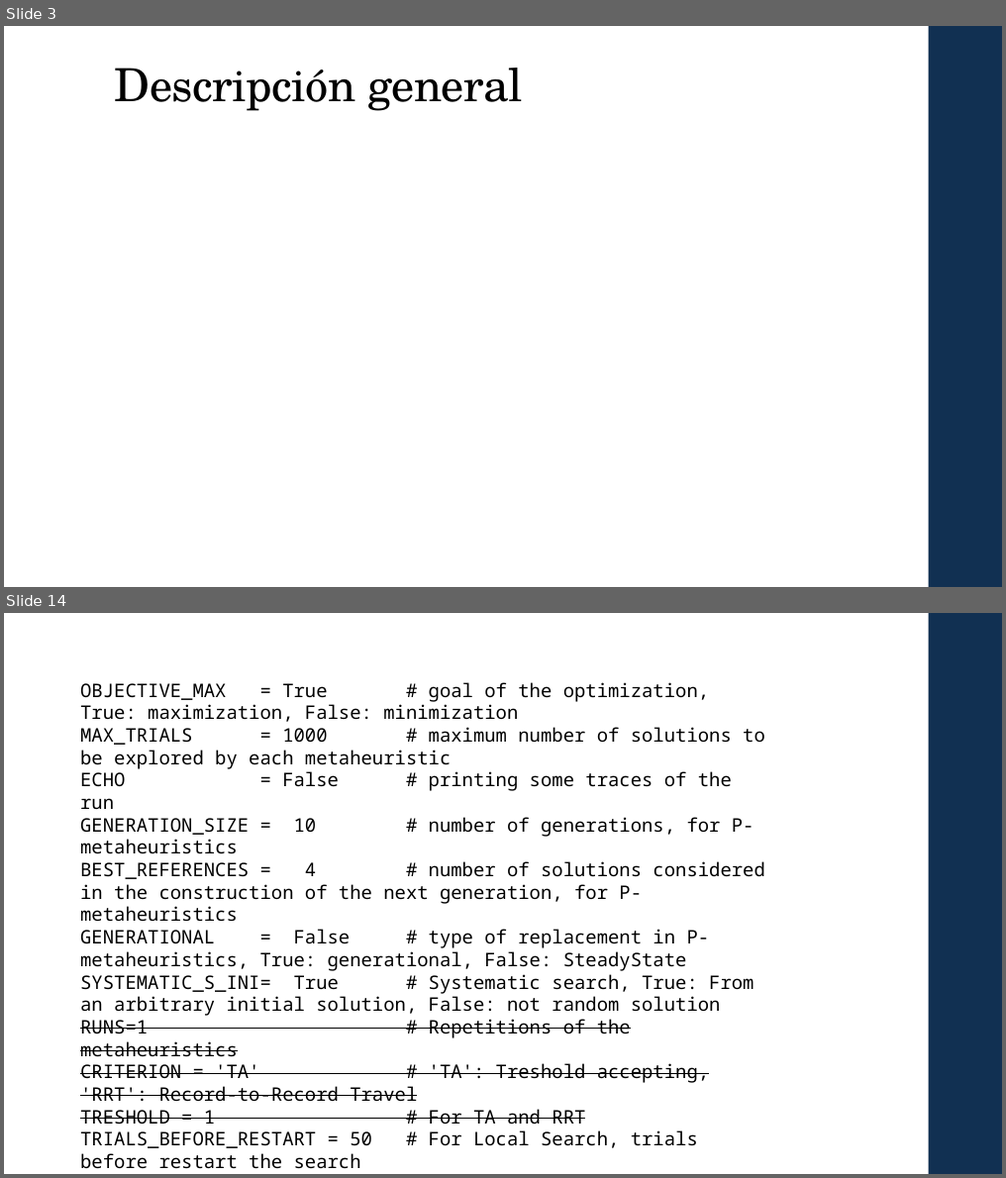
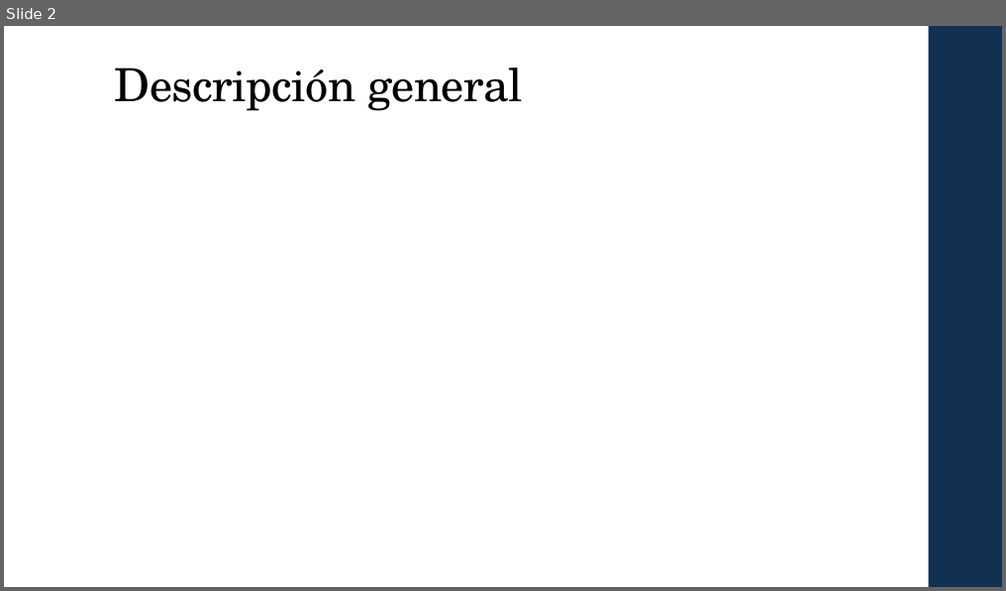
Before and after one commit to Javy011021/prediccion1, a slide deck: ppt/MH_Laura_Javier T2.pptx. Shown one above the other, each under a label of ours: slides 3 and 14 before the commit, slide 2 after it; the slides between them are not shown. The pictures are 1006x1178 and 1006x591 pixels, drawn with LibreOffice and Linux fonts; fonts in the diff are those of the drawing; grey boxes stand for pictures. Boxes give left, top, right and bottom in pixels: in the first picture for what was removed or moved away, otherwise in the second. Text is boxed around its words. In the diff, an @@ line names an element or a change of style, - is before the commit and + after.

```diff
--- a/ppt/MH_Laura_Javier T2.pptx
+++ b/ppt/MH_Laura_Javier T2.pptx
@@ slide 14 removed at (4,613,1002,1174), background #FFFFFF; not listed: 1 template element that a slide beside it also shows @@
@@ text removed at (80,682,765,1149) @@
-OBJECTIVE_MAX = True # goal of the optimization, True: maximization, False: minimization
-MAX_TRIALS = 1000 # maximum number of solutions to be explored by each metaheuristic
-ECHO = False # printing some traces of the run
-GENERATION_SIZE = 10 # number of generations, for P-metaheuristics
-BEST_REFERENCES = 4 # number of solutions considered in the construction of the next generation, for P-metaheuristics
-GENERATIONAL = False # type of replacement in P-metaheuristics, True: generational, False: SteadyState
-SYSTEMATIC_S_INI= True # Systematic search, True: From an arbitrary initial solution, False: not random solution
-RUNS=1 # Repetitions of the metaheuristics
-CRITERION = 'TA' # 'TA': Treshold accepting, 'RRT': Record-to-Record Travel
-TRESHOLD = 1 # For TA and RRT
-TRIALS_BEFORE_RESTART = 50 # For Local Search, trials before restart the search
-'''
@@ what was slide 3 is now slide 2 @@
```
Also in this commit, not shown: 6 slides changed, 5 slides added, 4 other slides removed, 2 other files.
